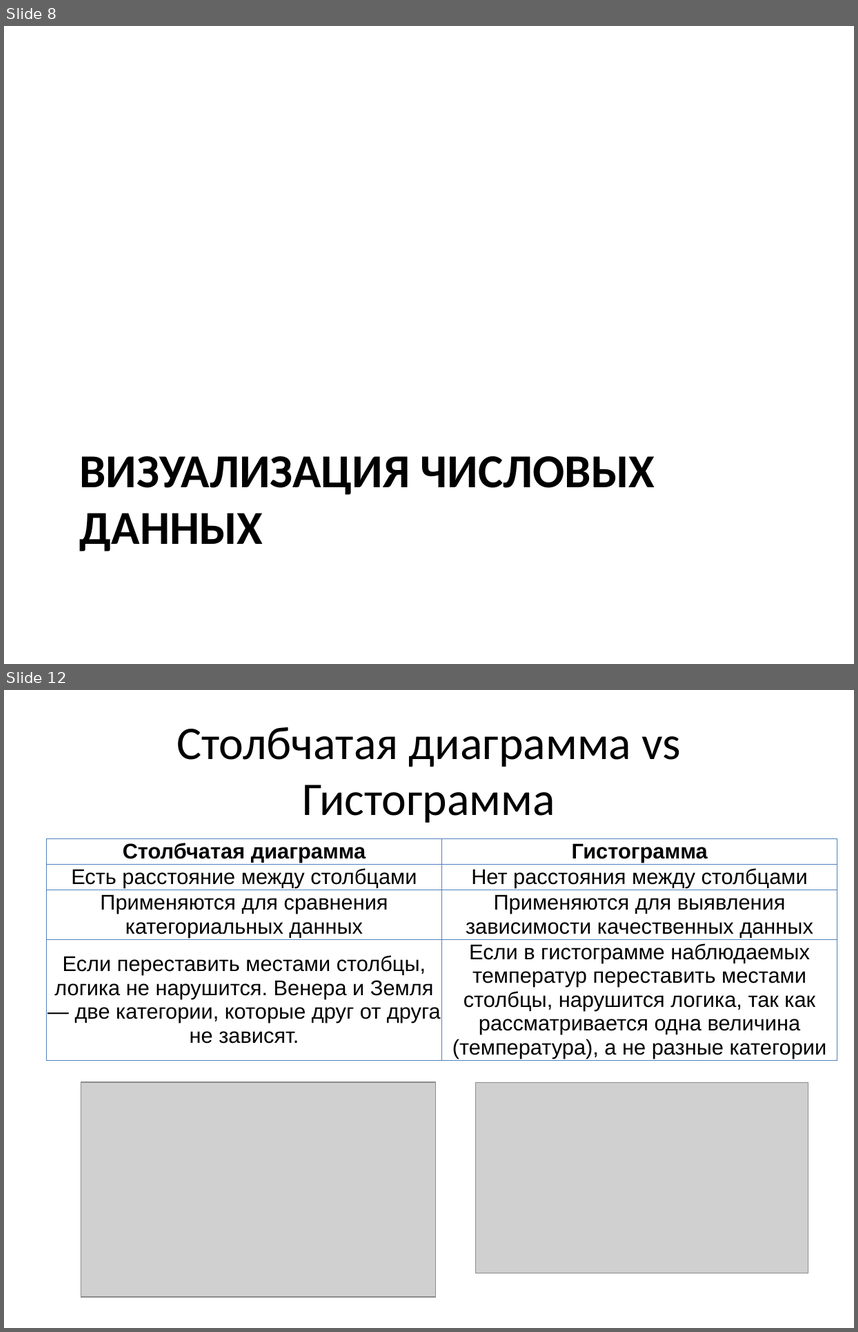
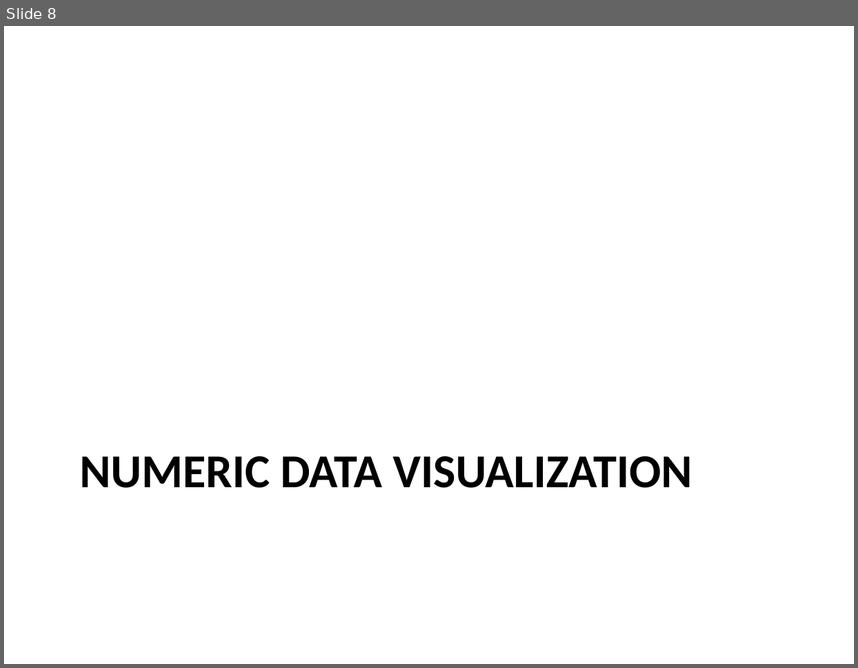
Before and after one commit to a-vodka/dv, a slide deck: dv-lec1-intro.pptx. Shown one above the other, each under a label of ours: slides 8 and 12 before the commit, slide 8 after it; the slides between them are not shown. The pictures are 858x1332 and 858x668 pixels, drawn with LibreOffice and Linux fonts; fonts in the diff are those of the drawing; grey boxes stand for pictures; background and template pictures are left out. Boxes give left, top, right and bottom in pixels: in the first picture for what was removed or moved away, otherwise in the second. Text is boxed around its words. In the diff, an @@ line names an element or a change of style, - is before the commit and + after.

```diff
--- a/dv-lec1-intro.pptx
+++ b/dv-lec1-intro.pptx
@@ slide 12 removed at box(4, 690, 854, 1328), background picture (left out) @@
@@ title removed at box(176, 727, 682, 822) @@
-Столбчатая диаграмма vs
-Гистограмма
@@ table removed at box(47, 839, 837, 1118), 4 rows, 2 columns @@
-Столбчатая диаграмма | Гистограмма
-Есть расстояние между столбцами | Нет расстояния между столбцами
-Применяются для сравнения категориальных данных | Применяются для выявления зависимости качественных данных
-Если переставить местами столбцы, логика не нарушится. Венера и Земля — две категории, которые друг от друга не зависят. | Если в гистограмме наблюдаемых температур переставить местами столбцы, нарушится логика, так как рассматривается одна величина (температура), а не разные категории
@@ picture removed at box(81, 1082, 436, 1296) @@
@@ picture removed at box(476, 1083, 808, 1273) @@
@@ slide 8 changed as well @@
@@ title at box(80, 456, 693, 488): text changed @@
-ВИЗУАЛИЗАЦИЯ ЧИСЛОВЫХ ДАННЫХ
+NUMERIC DATA VISUALIZATION
```
Also in this commit, not shown: 28 other slides changed, 5 slides added, 4 other slides removed, 9 other files.
